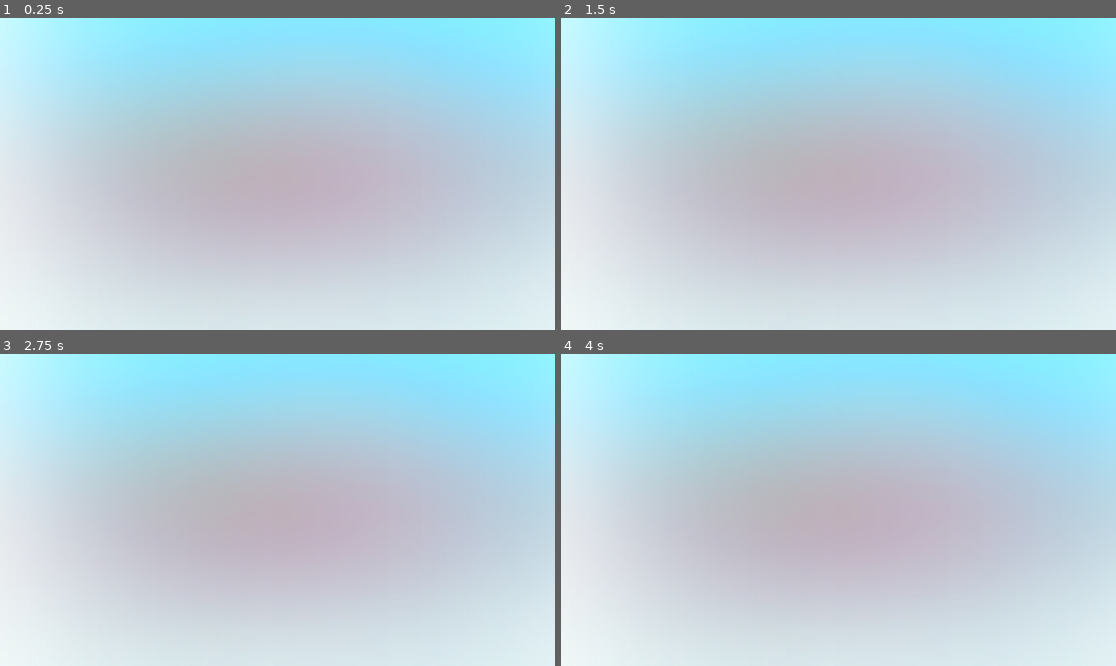
Above: before the commit, frames 1-4 (two rows, left to right).
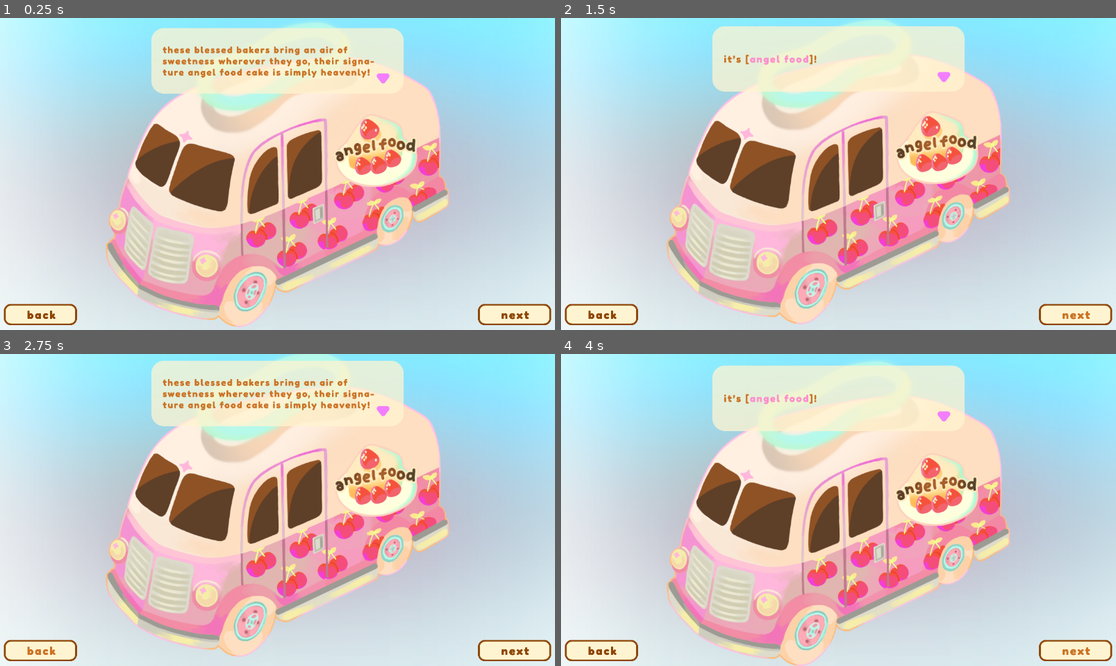
Above: after the commit, the same moments.

Repository: Gus700/FoodTruckBattles
Game: Godot game, scene res://scenes/loreScene.tscn
The game is run twice, just before and just after one commit, with the same random seed, the same clock (stepped at 60 frames per second) and the same inputs. This scene is started directly instead of the project's main scene.
Inputs (mouse positions are in pixels of both pictures, inside the frame that each line leads up to):
- Up to frame 1 (0.25 s): no input
- Up to frame 2 (1.5 s): click (1077, 314) at 0.52 s; click (1077, 314) at 1.27 s
- Up to frame 3 (2.75 s): click (38, 650) at 2.02 s
- Up to frame 4 (4 s): click (1077, 650) at 2.77 s; click (1077, 650) at 3.52 s

The runs differ from the first frame. In frame 1, 45% of the frame differs, in the area x 0-100%, y 1-100%; in frame 2, 45%; in frame 3, 44%; in frame 4, 45%, in the area x 0-100%, y 2-100%.
Error in both runs: Invalid access of index '0' on a base object of type: 'Array[Texture2D]'. (res://scenes/truckLore.gd:14)

Commit message:
small tweaks to level 1-3

Diff:
--- a/scenes/loreScene.tscn
+++ b/scenes/loreScene.tscn
@@ -230,6 +230,7 @@
 script = ExtResource("1_pjpxh")
 
 [node name="Level1" type="Control" parent="."]
+visible = false
 layout_mode = 1
 anchors_preset = 15
 anchor_right = 1.0
@@ -248,7 +249,6 @@
 expand_mode = 1
 
 [node name="TruckIntro" type="Control" parent="Level1"]
-visible = false
 layout_mode = 1
 anchors_preset = 15
 anchor_right = 1.0
@@ -263,8 +263,6 @@
 anchors_preset = -1
 anchor_right = 1.0
 anchor_bottom = 1.0
-offset_right = 2304.0
-offset_bottom = 1296.0
 grow_horizontal = 2
 grow_vertical = 2
 texture = ExtResource("3_1id5g")
@@ -278,10 +276,9 @@
 anchor_right = 1.0
 anchor_bottom = 0.225309
 offset_left = 312.0
-offset_top = 33.0
-offset_right = 2616.0
-offset_bottom = 305.0
-texture = ExtResource("4_nsa50")
+offset_top = 23.0
+offset_right = 312.0
+offset_bottom = 23.0
 expand_mode = 1
 stretch_mode = 5
 metadata/_edit_use_anchors_ = true
@@ -460,8 +457,6 @@
 anchors_preset = -1
 anchor_right = 1.0
 anchor_bottom = 1.0
-offset_right = 2304.0
-offset_bottom = 1296.0
 grow_horizontal = 2
 grow_vertical = 2
 texture = ExtResource("24_jkk0r")
@@ -475,9 +470,9 @@
 anchor_right = 1.0
 anchor_bottom = 0.225309
 offset_left = 312.0
-offset_top = 33.0
-offset_right = 2616.0
-offset_bottom = 305.0
+offset_top = 23.0
+offset_right = 312.0
+offset_bottom = 23.0
 expand_mode = 1
 stretch_mode = 5
 metadata/_edit_use_anchors_ = true
@@ -836,6 +831,7 @@
 expand_mode = 1
 
 [node name="TruckIntro" type="Control" parent="Level4"]
+visible = false
 layout_mode = 1
 anchors_preset = 15
 anchor_right = 1.0
@@ -1030,7 +1026,6 @@
 expand_mode = 1
 
 [node name="TruckIntro" type="Control" parent="Level5"]
-visible = false
 layout_mode = 1
 anchors_preset = 15
 anchor_right = 1.0
@@ -1122,6 +1117,7 @@
 }
 
 [node name="TruckLore" type="Control" parent="Level5"]
+visible = false
 layout_mode = 1
 anchors_preset = 15
 anchor_right = 1.0
